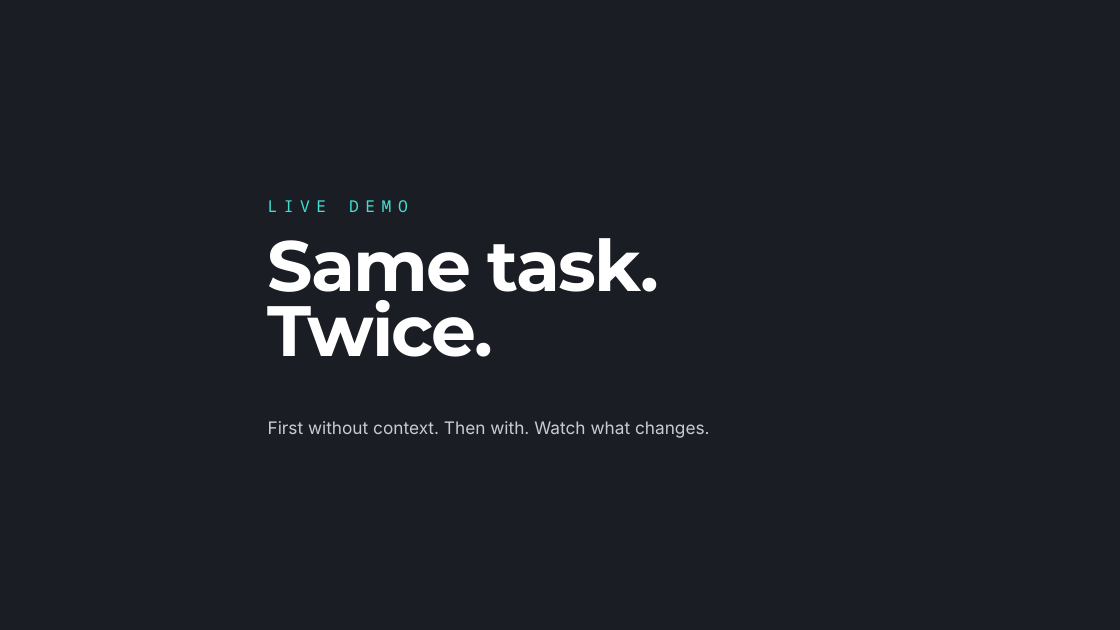
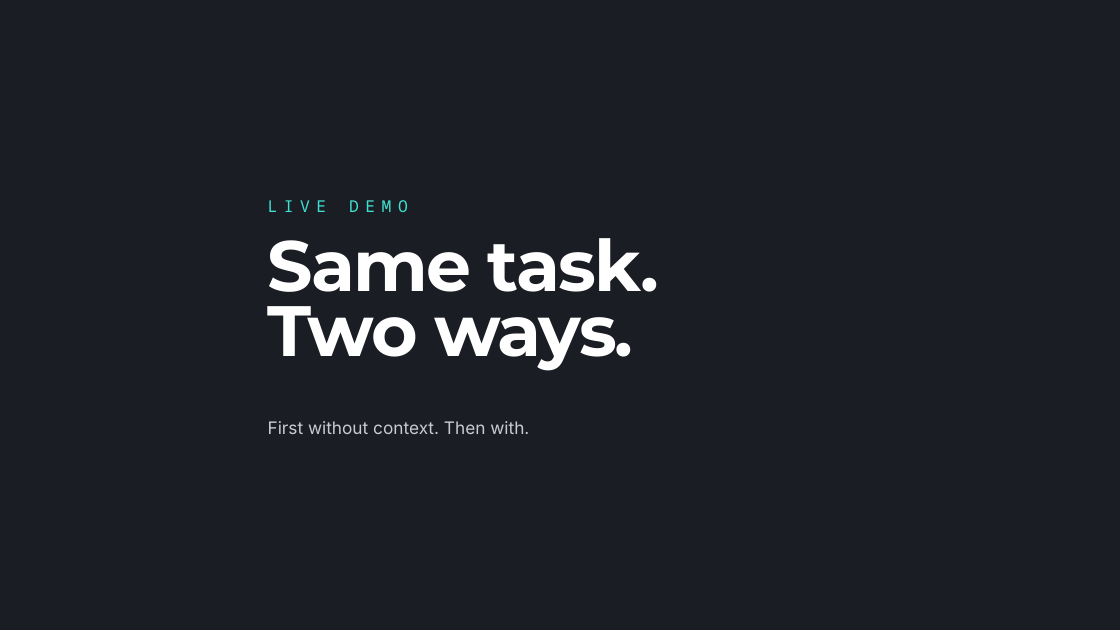
Before and after one commit to chriskehayias/ContextEngineering, a slide deck: slide 17 of schedule/02-vibe-coding-vs-context-engineering/02-vibe-coding-vs-context-engineering.pptx (slide 16 before the commit). Drawn at 1120x630 pixels with LibreOffice and Linux fonts; fonts in the diff are those of the drawing. Boxes give left, top, right and bottom in pixels: in the first picture for what was removed or moved away, otherwise in the second. Text is boxed around its words. In the diff, an @@ line names an element or a change of style, - is before the commit and + after.

```diff
--- a/schedule/02-vibe-coding-vs-context-engineering/02-vibe-coding-vs-context-engineering.pptx
+++ b/schedule/02-vibe-coding-vs-context-engineering/02-vibe-coding-vs-context-engineering.pptx
@@ text at (268,286,634,371): text changed @@
-Twice.
+Two ways.
@@ text at (268,421,529,434): text changed @@
-First without context. Then with. Watch what changes.
+First without context. Then with.
```
Also in this commit, not shown: 7 other slides changed, 2 slides added, 1 slide removed, 4 other files.
